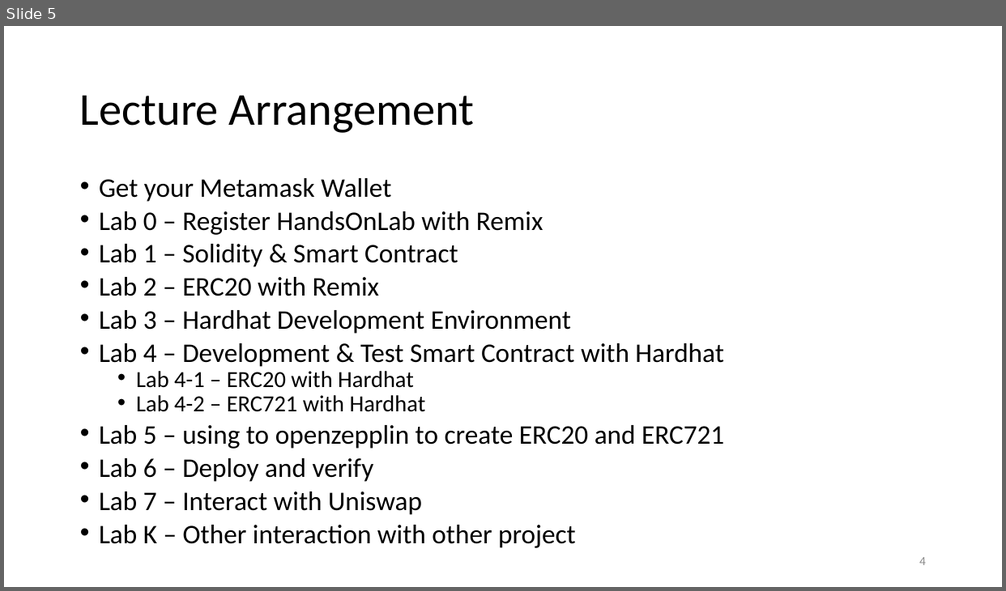
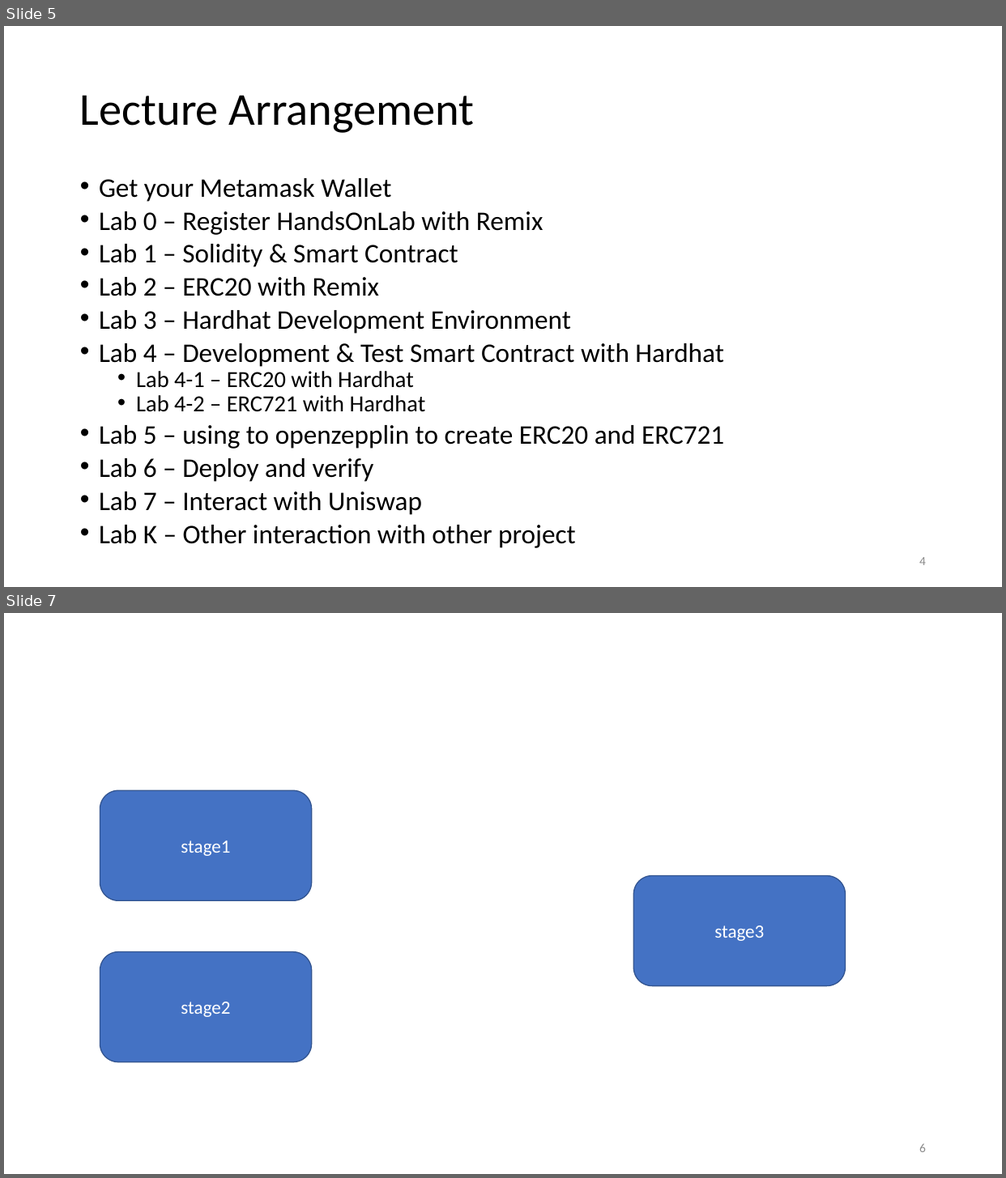
Before and after one commit to 0xGear/HandsOnLab, a slide deck: HandsOnLab.pptx. Shown one above the other, each under a label of ours: slide 5 before the commit, slides 5 and 7 after it; the slides between them are not shown. The pictures are 1006x591 and 1006x1178 pixels, drawn with LibreOffice and Linux fonts; fonts in the diff are those of the drawing. Boxes give left, top, right and bottom in pixels: in the first picture for what was removed or moved away, otherwise in the second. Text is boxed around its words. In the diff, an @@ line names an element or a change of style, - is before the commit and + after.

```diff
--- a/HandsOnLab.pptx
+++ b/HandsOnLab.pptx
@@ slide 7 added at <box>4,613,1002,1174</box>, background #FFFFFF @@
@@ rounded rectangle added at <box>100,790,312,901</box>, fill #4472C4, outline #325491 1 pt, 18 pt, text #FFFFFF @@
+stage1
@@ rounded rectangle added at <box>633,875,846,986</box>, fill #4472C4, outline #325491 1 pt, 18 pt, text #FFFFFF @@
+stage3
@@ rounded rectangle added at <box>100,952,312,1063</box>, fill #4472C4, outline #325491 1 pt, 18 pt, text #FFFFFF @@
+stage2
@@ page number added at <box>919,1144,926,1152</box>, 12 pt, text #8C8C8C @@
+6
```
Also in this commit, not shown: 4 other slides added, 1 other file.
